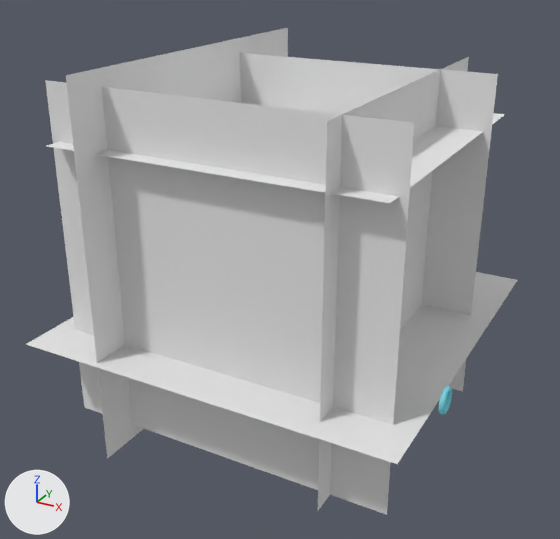
The Blender file android/assets/model/inside_level1.blend: old version first, new version second.
Rendered twice from a 50 mm camera at (35.6, -67.5, 38.2) aimed at (0.3, -3.3, 6.1). Lighting does not change. The marker at lower left points along +X, +Y and +Z.

Objects in the first picture: 'box.001', 'inside_level1', 'teleporter_b'.
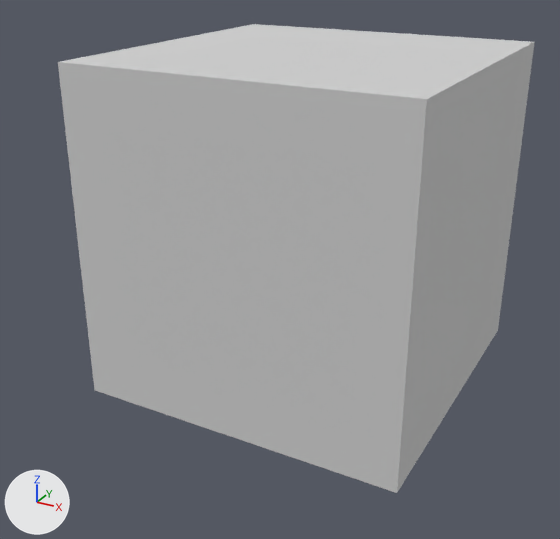
Pixel boxes [x1, y1, x2, y2] of what changed, in the pictures (560 x 539 px):
'skybox', added: after [58, 24, 534, 493]
    faces in mat_walls (its picture is missing): [58, 42, 534, 493]
    faces in mat_roof (its picture is missing): [60, 24, 533, 99]
'inside_level1', deleted: before [26, 28, 517, 515]
'teleporter_b', deleted: before [439, 386, 452, 415]
'box.001', deleted: before [221, 175, 235, 184]

Diff of the bpy script that builds the scene:
```diff
--- a/android/assets/model/inside_level1.blend.py
+++ b/android/assets/model/inside_level1.blend.py
@@ mat_roof @@
+mat_roof = diffuse_material('Roof')
+mat_roof.base_color = (0.64, 0.64, 0.64)  # light grey #d1d1d1
@@ mat_floor @@
+mat_floor = diffuse_material('floor')
+mat_floor.base_color = (0.64, 0.64, 0.64)  # light grey #d1d1d1
@@ mat_walls @@
+mat_walls = diffuse_material('walls')
+mat_walls.base_color = (0.64, 0.64, 0.64)  # light grey #d1d1d1
@@ me_cube_001 @@
+me_cube_001.from_pydata([(-14.0, 15.0, 14.0), (-14.0, 15.0, -15.0), (-14.0, -14.0, -15.0), (-14.0, -14.0, 14.0), (15.0, 15.0, -15.0), (15.0, -14.0, -15.0), (15.0, 15.0, 14.0), (15.0, -14.0, 14.0)], [], [(0, 3, 2, 1), (1, 2, 5, 4), (4, 5, 7, 6), (6, 7, 3, 0), (3, 7, 5, 2), (1, 4, 6, 0)])
+for i in [4]: me_cube_001.polygons[i].material_index = 1
+for i in [*range(0, 4)]: me_cube_001.polygons[i].material_index = 2
+me_cube_001.materials.append(mat_roof)  # its picture is missing
+me_cube_001.materials.append(mat_floor)  # its picture is missing
+me_cube_001.materials.append(mat_walls)  # its picture is missing
@@ ob_inside_level1 @@
-ob_inside_level1 = bpy.data.objects.new('inside_level1', me_plane_004)
-ob_inside_level1.location = (12.0, 0.0, 8.0)
-ob_inside_level1.rotation_euler = (0.0, 1.571, 0.0)  # degrees (0, 90, 0)
-ob_inside_level1.scale = (17.6, 17.6, 2.2)
@@ ob_teleporter_b @@
-ob_teleporter_b = bpy.data.objects.new('teleporter_b', me_torus_001)
-ob_teleporter_b.location = (21.1, -12.5, 2.1)
-ob_teleporter_b.rotation_euler = (1.571, 0.0, 1.571)  # degrees (90, 0, 90)
@@ ob_box_001 @@
-ob_box_001 = bpy.data.objects.new('box.001', me_cube_054)
-ob_box_001.location = (1.9, -15.0, 19.5)
-ob_box_001.scale = (0.5, 0.5, 0.5)
@@ ob_skybox @@
+ob_skybox = bpy.data.objects.new('skybox', me_cube_001)
+ob_skybox.location = (6.0, -9.0, 14.0)
+ob_skybox.rotation_euler = (1.571, 0.0, 0.0)  # degrees (90, 0, 0)
```
